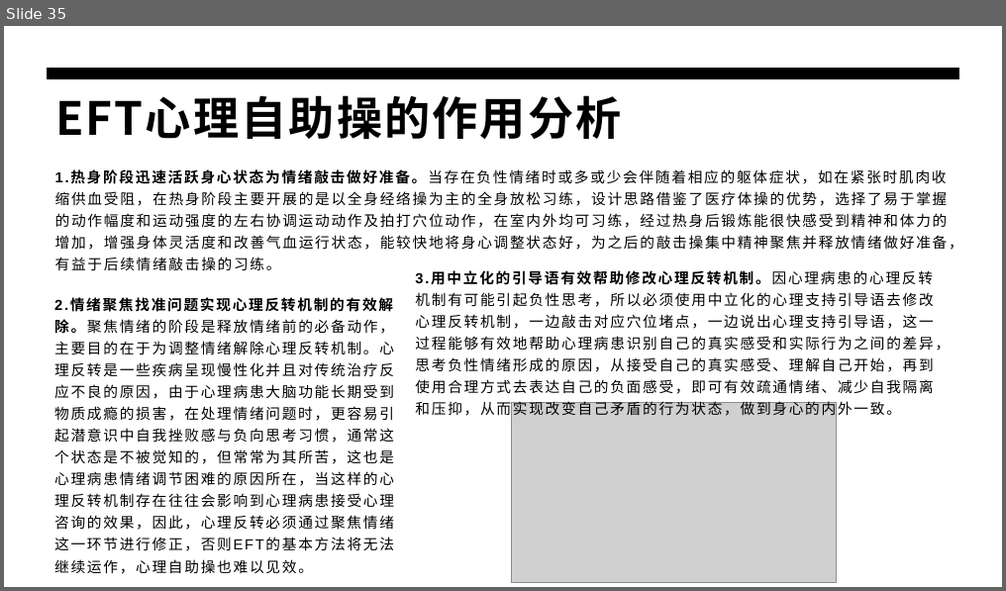
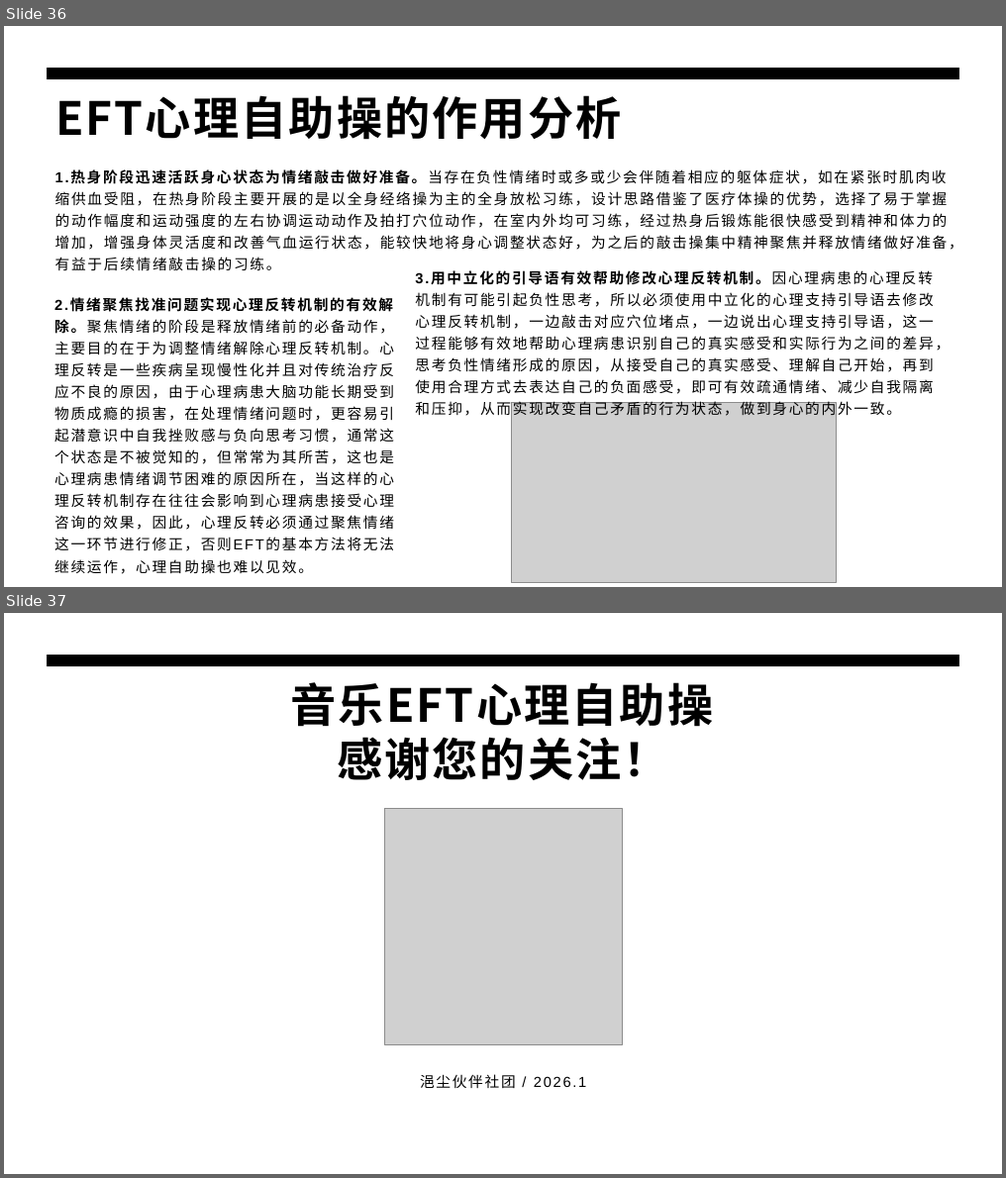
Before and after one commit to panxibei/writing, a slide deck: 44_心理学/28_浥尘伙伴社团原创：音乐治疗/PPT/浥尘伙伴社团原创：情绪释放疗法（EFT）心理训练.pptx. Shown one above the other, each under a label of ours: slide 35 before the commit, slides 36 and 37 after it. The pictures are 1006x591 and 1006x1178 pixels, drawn with LibreOffice and Linux fonts; fonts in the diff are those of the drawing; grey boxes stand for pictures. Boxes give left, top, right and bottom in pixels: in the first picture for what was removed or moved away, otherwise in the second. Text is boxed around its words. In the diff, an @@ line names an element or a change of style, - is before the commit and + after.

```diff
--- a/44_心理学/28_浥尘伙伴社团原创：音乐治疗/PPT/浥尘伙伴社团原创：情绪释放疗法（EFT）心理训练.pptx
+++ b/44_心理学/28_浥尘伙伴社团原创：音乐治疗/PPT/浥尘伙伴社团原创：情绪释放疗法（EFT）心理训练.pptx
@@ slide 37 added at bbox=[4, 613, 1002, 1174], background #FFFFFF; not listed: 1 template element that a slide beside it also shows @@
@@ title added at bbox=[291, 682, 714, 780], 44 pt, text #000000, bold @@
+音乐EFT心理自助操
+感谢您的关注！
@@ picture added at bbox=[385, 808, 623, 1046] @@
@@ text added at bbox=[420, 1074, 586, 1088], 14 pt, text #000000 @@
+浥尘伙伴社团 / 2026.1
@@ what was slide 35 is now slide 36 @@
```
Also in this commit, not shown: 24 slides changed, 1 other slide added.
